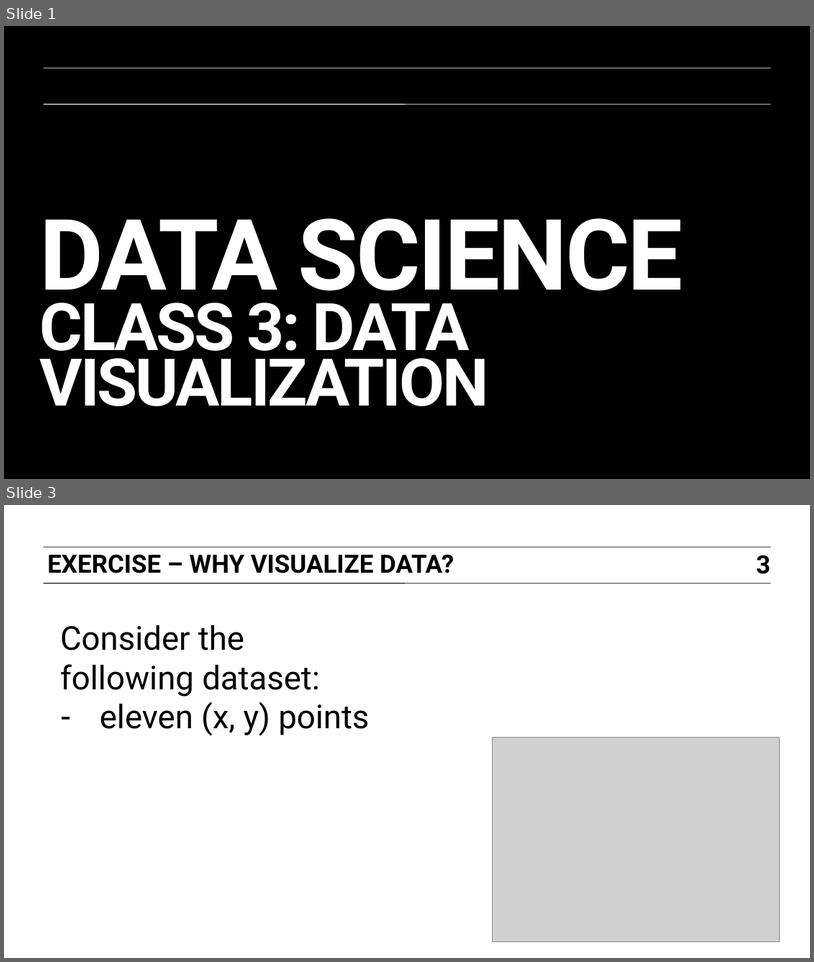
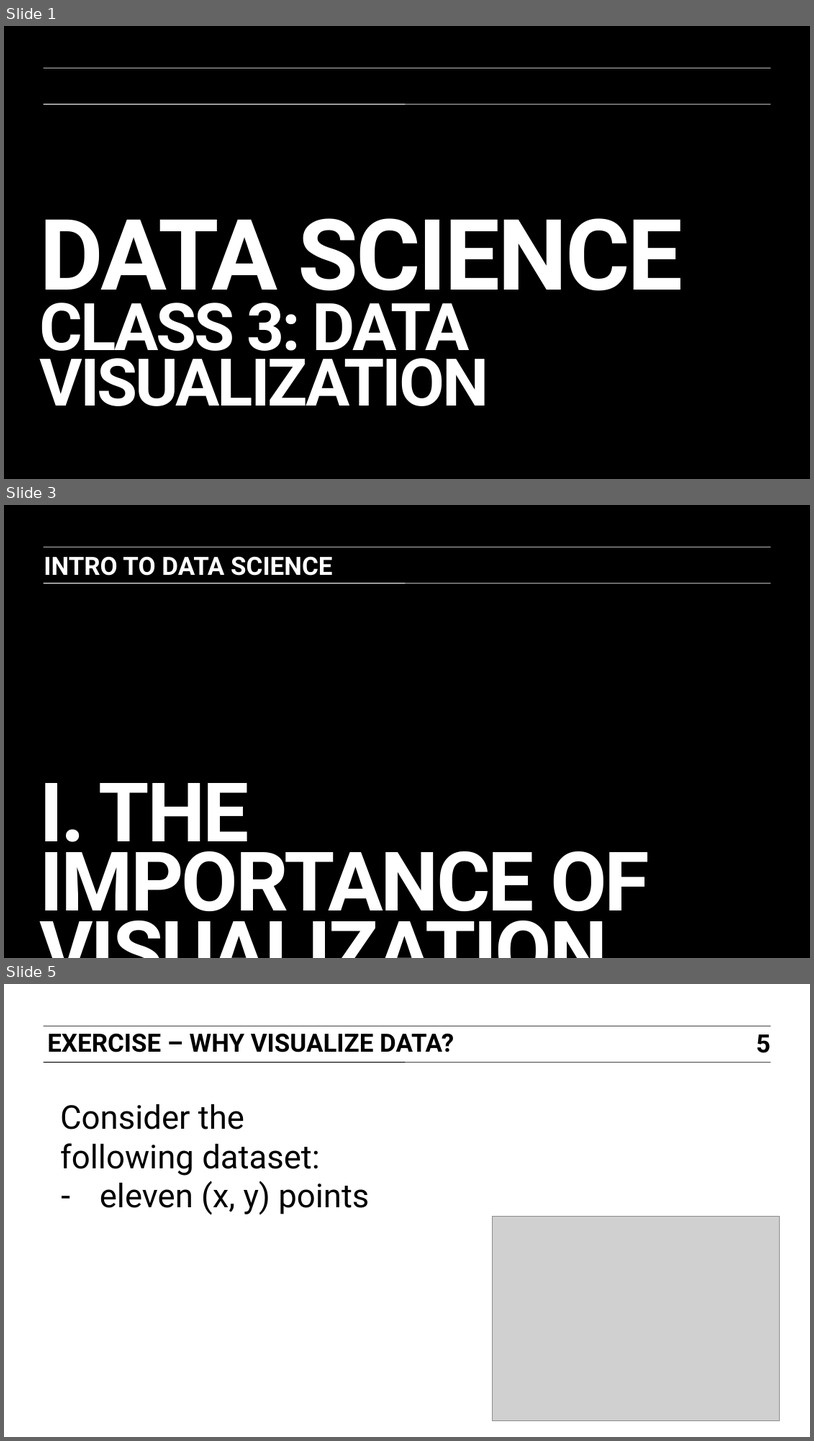
Before and after one commit to ajschumacher/gadsdc, a slide deck: 03-R_viz/slides.pptx. Shown one above the other, each under a label of ours: slides 1 and 3 before the commit, slides 1, 3 and 5 after it; the slides between them are not shown. The pictures are 814x962 and 814x1441 pixels, drawn with LibreOffice and Linux fonts; fonts in the diff are those of the drawing; grey boxes stand for pictures; background and template pictures are left out. Boxes give left, top, right and bottom in pixels: in the first picture for what was removed or moved away, otherwise in the second. Text is boxed around its words. In the diff, an @@ line names an element or a change of style, - is before the commit and + after.

```diff
--- a/03-R_viz/slides.pptx
+++ b/03-R_viz/slides.pptx
@@ slide 3 added at box(4, 505, 810, 958), background #000000; not listed: 2 template elements that a slide beside it also shows @@
@@ text added at box(44, 556, 332, 576), 23 pt, text #FFFFFF, bold @@
+INTRO TO DATA SCIENCE
@@ title added at box(39, 783, 650, 929), 75 pt, text #FFFFFF, bold @@
+I. THE IMPORTANCE OF VISUALIZATION
@@ what was slide 3 is now slide 5 @@
@@ page number at box(756, 1034, 771, 1053): text changed @@
-3
+5
```
Also in this commit, not shown: 2 slides changed, 2 other slides added, 2 other files.
